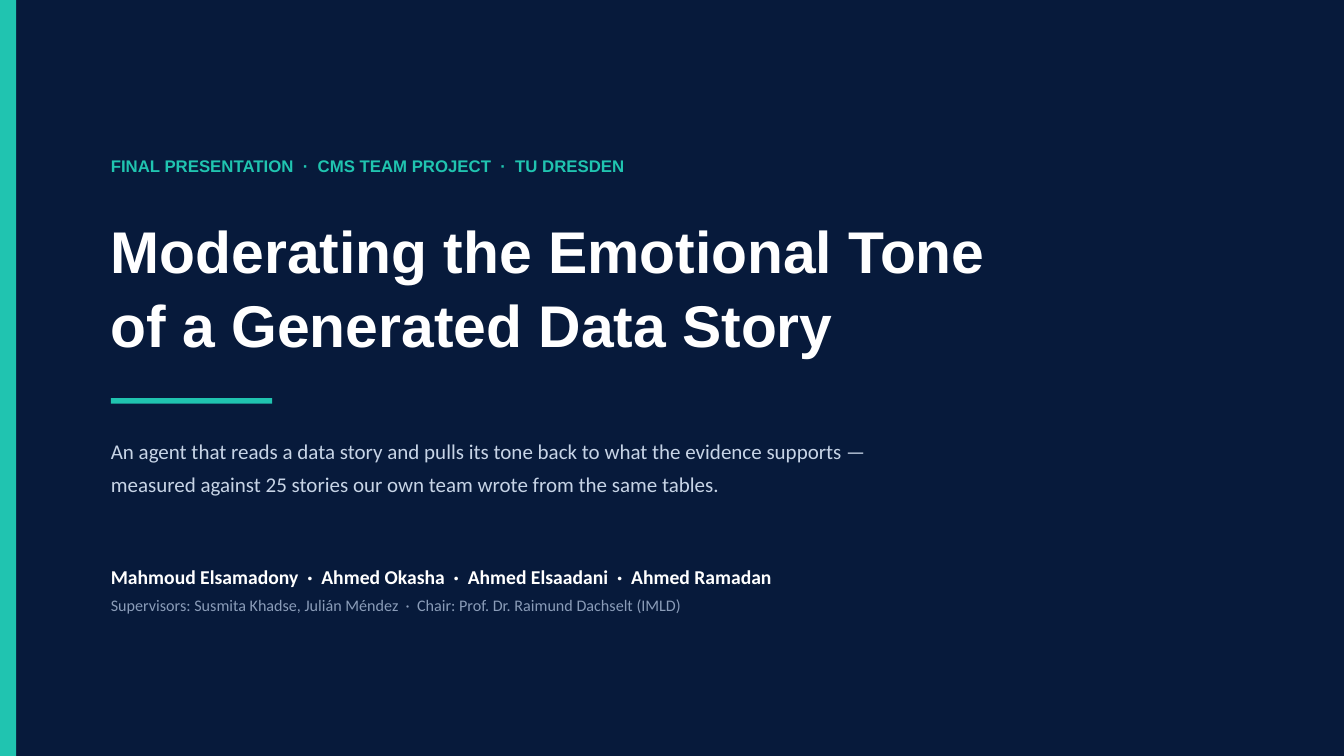
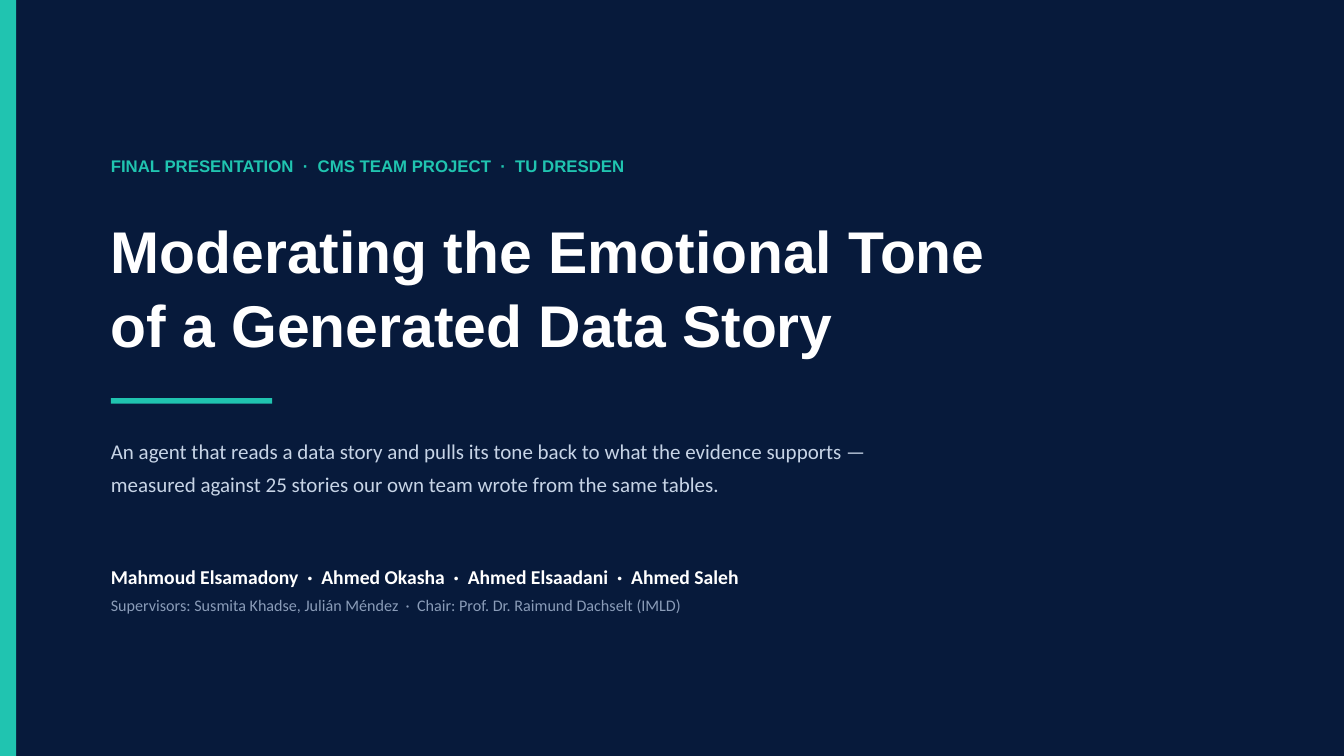
Before and after one commit to memoelsamadony/ai-powered-data-storytelling, a slide deck: slide 1 of presentation/AI-Storytelling-Final-Talk.pptx. Drawn at 1344x756 pixels with LibreOffice and Linux fonts; fonts in the diff are those of the drawing. Boxes give left, top, right and bottom in pixels: in the first picture for what was removed or moved away, otherwise in the second. Text is boxed around its words. In the diff, an @@ line names an element or a change of style, - is before the commit and + after.

```diff
--- a/presentation/AI-Storytelling-Final-Talk.pptx
+++ b/presentation/AI-Storytelling-Final-Talk.pptx
@@ text at (x1=111, y1=570, x2=738, y2=587): text changed @@
-Mahmoud Elsamadony · Ahmed Okasha · Ahmed Elsaadani · Ahmed Ramadan
+Mahmoud Elsamadony · Ahmed Okasha · Ahmed Elsaadani · Ahmed Saleh
```
Also in this commit, not shown: 3 other slides changed, 5 other files.
